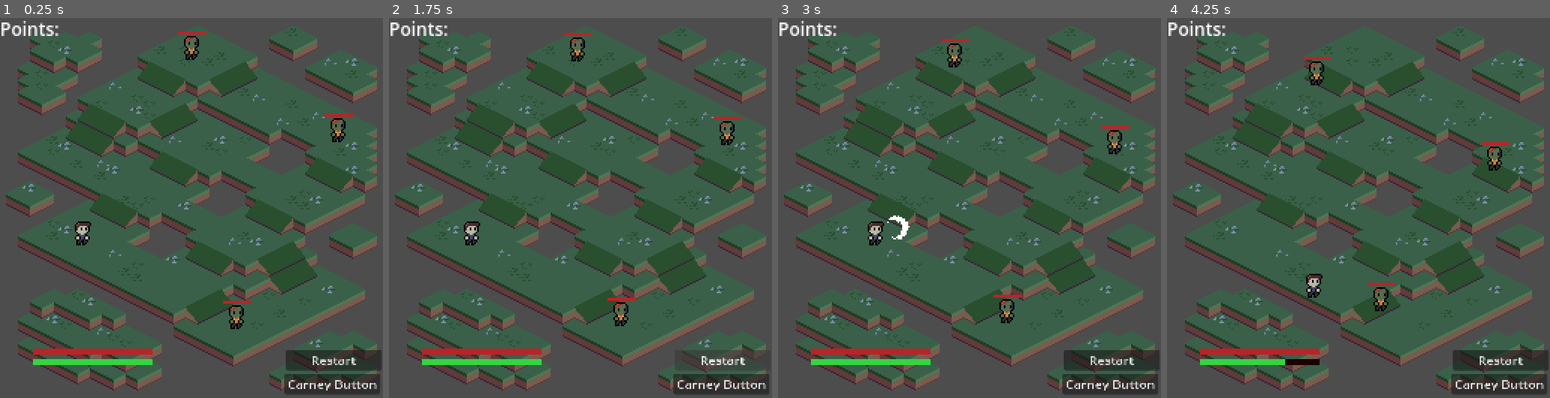
Above: before the commit, frames 1-4 (left to right).
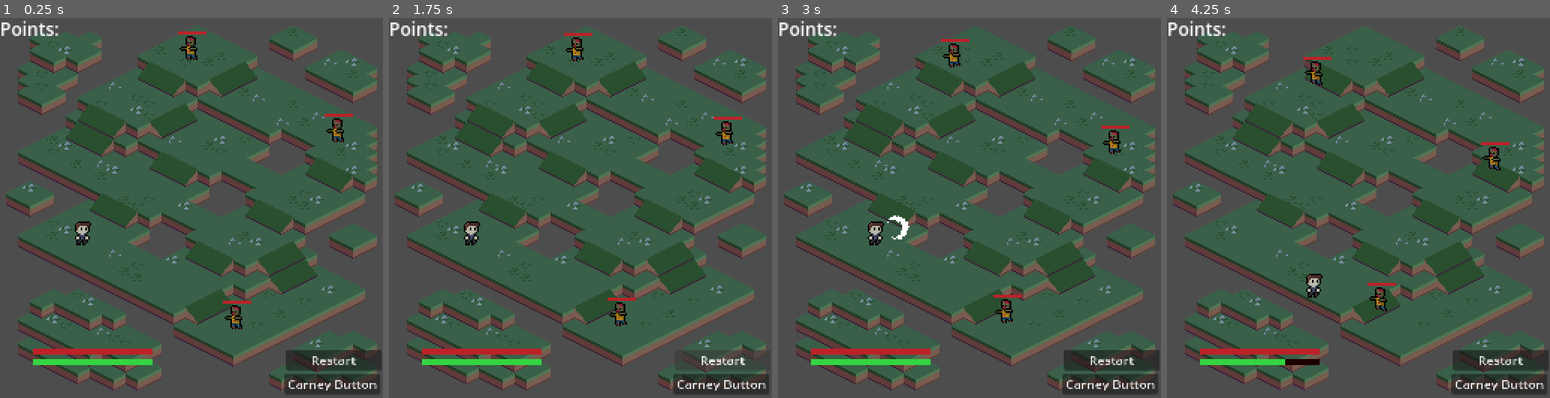
Above: after the commit, the same moments.

Repository: CARDinalCAWWW/Hunker-In-The-Bunker
Game: Godot game, scene res://PlayArea/play_area.tscn
The game is run twice, just before and just after one commit, with the same random seed, the same clock (stepped at 60 frames per second) and the same inputs.
Inputs (mouse positions are in pixels of both pictures, inside the frame that each line leads up to):
- Up to frame 1 (0.25 s): no input
- Up to frame 2 (1.75 s): click "Restart" at 0.5 s; click "Restart" at 1.25 s
- Up to frame 3 (3 s): click "Restart" at 2 s; move the mouse to (1053, 189) at 2.77 s; hold D (ui_right) from 2.78 s (still down); click (1053, 189) at 2.85 s
- Up to frame 4 (4.25 s): move the mouse to (1281, 227) at 3.52 s; release D (ui_right) at 3.53 s; hold S (ui_down) from 3.53 s (still down); click (1281, 227) at 3.6 s

The runs differ from the first frame. In frame 1, 0.5% of the frame differs, in the area x 46-91%, y 4-82%; in frame 2, 0.5%; in frame 3, 0.5%; in frame 4, 0.5%, in the area x 35-88%, y 11-78%.

Commit message:
Zombies
Working walk animation for zombie

Diff:
--- a/hunker-in-the-bunker-game/Enemy/enemy.tscn
+++ b/hunker-in-the-bunker-game/Enemy/enemy.tscn
@@ -1,11 +1,55 @@
-[gd_scene load_steps=5 format=3 uid="uid://y77uhfy36syk"]
+[gd_scene load_steps=12 format=3 uid="uid://y77uhfy36syk"]
 
 [ext_resource type="Script" uid="uid://civauqvf8ct2i" path="res://Enemy/enemy.gd" id="1_px1sc"]
-[ext_resource type="Texture2D" uid="uid://dk1u0epbteqaf" path="res://Enemy/HunkerInTheBunkerEnemy.png" id="2_px1sc"]
+[ext_resource type="Texture2D" uid="uid://cxu2nd3tq6ilr" path="res://Enemy/Zombie-Sheet.png" id="2_am0pq"]
 [ext_resource type="PackedScene" uid="uid://cjvsrfwlgdjsc" path="res://EnemyHealth/enemyhealth.tscn" id="3_am0pq"]
+[ext_resource type="Script" uid="uid://bs5hhht4tbxml" path="res://Enemy/sprite_2d.gd" id="3_eqilm"]
 
 [sub_resource type="CircleShape2D" id="CircleShape2D_hvfyp"]
 radius = 2.0
+
+[sub_resource type="AtlasTexture" id="AtlasTexture_eqilm"]
+atlas = ExtResource("2_am0pq")
+region = Rect2(80, 0, 16, 16)
+
+[sub_resource type="AtlasTexture" id="AtlasTexture_ncf7h"]
+atlas = ExtResource("2_am0pq")
+region = Rect2(64, 0, 16, 16)
+
+[sub_resource type="AtlasTexture" id="AtlasTexture_m6jha"]
+atlas = ExtResource("2_am0pq")
+region = Rect2(48, 0, 16, 16)
+
+[sub_resource type="AtlasTexture" id="AtlasTexture_glvfu"]
+atlas = ExtResource("2_am0pq")
+region = Rect2(32, 0, 16, 16)
+
+[sub_resource type="AtlasTexture" id="AtlasTexture_0rspp"]
+atlas = ExtResource("2_am0pq")
+region = Rect2(16, 0, 16, 16)
+
+[sub_resource type="SpriteFrames" id="SpriteFrames_efk13"]
+animations = [{
+"frames": [{
+"duration": 0.71,
+"texture": SubResource("AtlasTexture_eqilm")
+}, {
+"duration": 0.81,
+"texture": SubResource("AtlasTexture_ncf7h")
+}, {
+"duration": 0.71,
+"texture": SubResource("AtlasTexture_m6jha")
+}, {
+"duration": 0.81,
+"texture": SubResource("AtlasTexture_glvfu")
+}, {
+"duration": 0.71,
+"texture": SubResource("AtlasTexture_0rspp")
+}],
+"loop": true,
+"name": &"Walk",
+"speed": 7.0
+}]
 
 [node name="Enemy" type="CharacterBody2D" groups=["enemy"]]
 collision_layer = 2
@@ -18,11 +62,13 @@
 [node name="CollisionShape2D" type="CollisionShape2D" parent="."]
 shape = SubResource("CircleShape2D_hvfyp")
 
-[node name="Sprite2D" type="Sprite2D" parent="."]
+[node name="Sprite2D" type="AnimatedSprite2D" parent="."]
 z_index = 2
 texture_filter = 1
 position = Vector2(0, -7)
-texture = ExtResource("2_px1sc")
+sprite_frames = SubResource("SpriteFrames_efk13")
+animation = &"Walk"
+script = ExtResource("3_eqilm")
 
 [node name="NavigationAgent2D" type="NavigationAgent2D" parent="."]
 path_desired_distance = 3.0
--- /dev/null
+++ b/hunker-in-the-bunker-game/Enemy/sprite_2d.gd
@@ -0,0 +1,12 @@
+extends AnimatedSprite2D
+
+func _ready():
+	play("Walk")
+
+func _physics_process(_delta):
+	var velocity = get_parent().velocity
+
+	if velocity.x > 0:
+		flip_h = false
+	elif velocity.x < 0:
+		flip_h = true
Binary file added: hunker-in-the-bunker-game/Enemy/Zombie-Sheet.png
Not shown, added: hunker-in-the-bunker-game/Enemy/Zombie-Sheet.png.import
Binary file added: hunker-in-the-bunker-game/Enemy/Zombie.aseprite
Not shown, added: hunker-in-the-bunker-game/Enemy/sprite_2d.gd.uid
